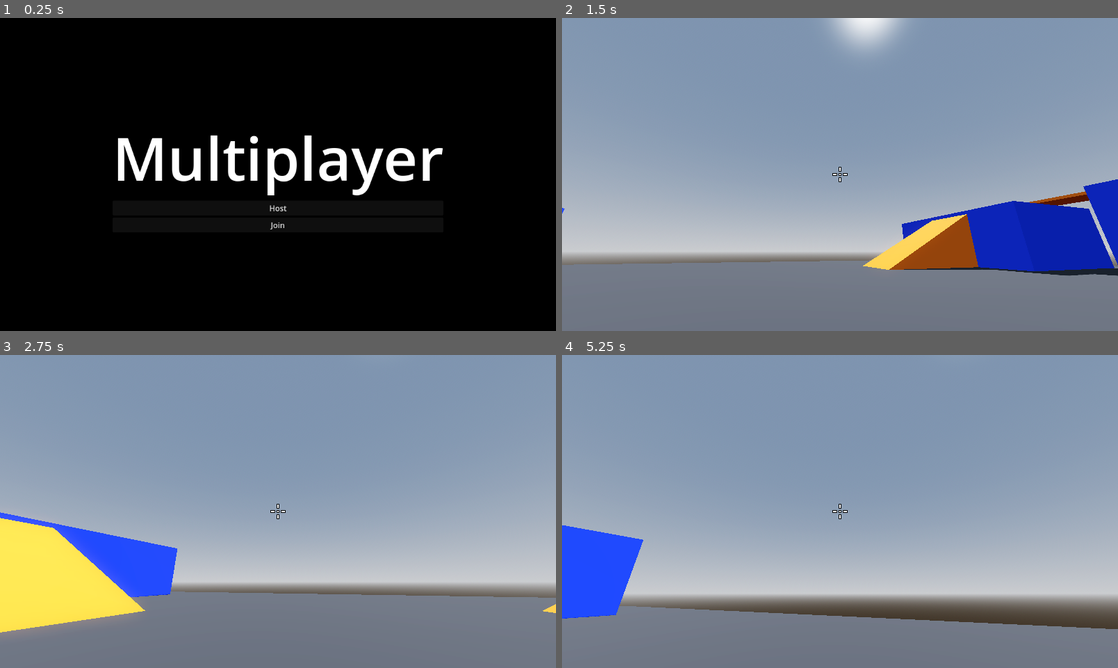
Above: before the commit, frames 1-4 (two rows, left to right).
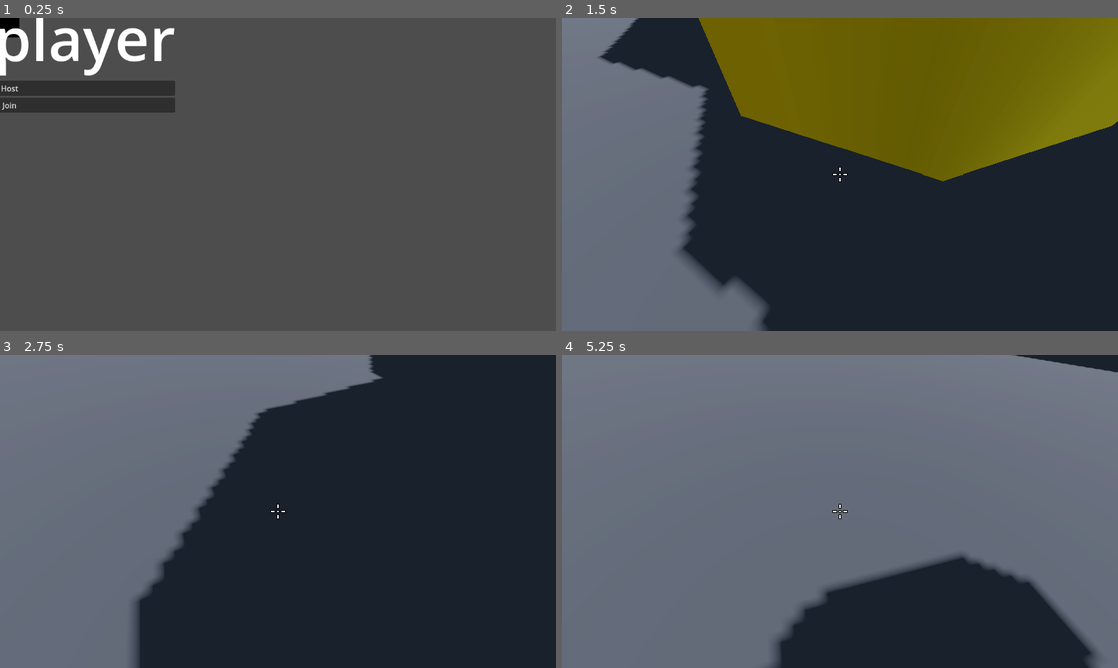
Above: after the commit, the same moments.

Repository: LevZupancic/LockdownTogether
Game: Godot game, scene res://common/managers/GameManager/Game.tscn
Same seed, same stepped clock (60 frames per second), same inputs: the game is played once before the commit and once after it.
Inputs (mouse positions are in pixels of both pictures, inside the frame that each line leads up to):
- Up to frame 1 (0.25 s): no input
- Up to frame 2 (1.5 s): click "Host" at 0.5 s; move the mouse to (867, 174) at 1.27 s; press the mouse at (867, 174) at 1.28 s; hold W (move_forward) from 1.28 s (still down)
- Up to frame 3 (2.75 s): keep holding W (move_forward); tap Space (jump) at 1.52, 2.27 s; move the mouse to (250, 511) at 2.02 s; release the mouse at (250, 511) at 2.03 s; tap Mouse wheel up (scroll_next) at 2.1 s
- Up to frame 4 (5.25 s): keep holding W (move_forward); move the mouse to (851, 505) at 2.77 s; hold Mouse wheel down (scroll_previous) 2.78-3.53 s; move the mouse to (834, 517) at 3.52 s; tap Shift (sprint) at 3.6 s; tap Space (jump) at 3.77, 4.52 s; move the mouse to (878, 514) at 4.27 s; press the mouse at (878, 514) at 4.28 s; move the mouse to (795, 508) at 5.02 s; release the mouse at (795, 508) at 5.03 s; tap Mouse wheel up (scroll_next) at 5.1 s

The runs differ from the first frame. In frame 1, 100% of the frame differs, in the area x 0-100%, y 0-100%; in frame 2, 93%; in frame 3, 97%; in frame 4, 92%.

Commit message:
Scene and UI management

Diff:
--- a/common/managers/GameManager/Game.tscn
+++ b/common/managers/GameManager/Game.tscn
@@ -1,197 +1,32 @@
-[gd_scene load_steps=10 format=3 uid="uid://b68t2yvkn51bt"]
+[gd_scene load_steps=4 format=3 uid="uid://b68t2yvkn51bt"]
 
 [ext_resource type="Script" uid="uid://bpa6d4y2ts0ys" path="res://common/managers/GameManager/game.gd" id="1_jqv3d"]
+[ext_resource type="PackedScene" uid="uid://7dysslmcrhv0" path="res://levels/SandBox.tscn" id="2_jqv3d"]
 [ext_resource type="PackedScene" uid="uid://cq1j32uwespx0" path="res://common/managers/UI/MultiplayerUI.tscn" id="3_g81jm"]
-[ext_resource type="Material" uid="uid://c2iswk72spkcj" path="res://levels/Materials/orange.tres" id="3_o4k83"]
-[ext_resource type="Material" uid="uid://3ka5nxb6j06y" path="res://levels/Materials/blue.tres" id="4_xrt75"]
-[ext_resource type="Material" uid="uid://c1rsd0lrsxwif" path="res://levels/Materials/yellow.tres" id="5_h86cr"]
-[ext_resource type="Material" uid="uid://dum584rno07pv" path="res://levels/Materials/gray.tres" id="6_sm1y3"]
-
-[sub_resource type="ProceduralSkyMaterial" id="ProceduralSkyMaterial_hg8mo"]
-sky_horizon_color = Color(0.662243, 0.671743, 0.686743, 1)
-ground_horizon_color = Color(0.662243, 0.671743, 0.686743, 1)
-
-[sub_resource type="Sky" id="Sky_aqvws"]
-sky_material = SubResource("ProceduralSkyMaterial_hg8mo")
-
-[sub_resource type="Environment" id="Environment_ujmcl"]
-background_mode = 2
-sky = SubResource("Sky_aqvws")
-tonemap_mode = 2
-glow_enabled = true
 
 [node name="Game" type="Node"]
 script = ExtResource("1_jqv3d")
 
-[node name="WorldEnvironment" type="WorldEnvironment" parent="."]
-environment = SubResource("Environment_ujmcl")
+[node name="World3D" type="Node3D" parent="."]
 
-[node name="DirectionalLight3D" type="DirectionalLight3D" parent="."]
-transform = Transform3D(-0.866025, -0.433013, 0.25, 0, 0.5, 0.866025, -0.5, 0.75, -0.433013, 0, 3.1374, 0)
-shadow_enabled = true
+[node name="SandBox" parent="World3D" instance=ExtResource("2_jqv3d")]
 
-[node name="LevelObjects" type="Node3D" parent="."]
+[node name="World2D" type="Node2D" parent="."]
 
-[node name="Platform" type="CSGBox3D" parent="LevelObjects"]
-transform = Transform3D(1, 0, 0, 0, 1, 0, 0, 0, 1, 16, 0.5, 2.3)
-use_collision = true
-material = ExtResource("3_o4k83")
+[node name="UI" type="Control" parent="."]
+layout_mode = 3
+anchors_preset = 0
+offset_right = 40.0
+offset_bottom = 40.0
 
-[node name="Platform2" type="CSGBox3D" parent="LevelObjects"]
-transform = Transform3D(1, 0, 0, 0, 2, 0, 0, 0, 1, 17, 1, 2.3)
-use_collision = true
-material = ExtResource("3_o4k83")
-
-[node name="Platform3" type="CSGBox3D" parent="LevelObjects"]
-transform = Transform3D(2, 0, 0, 0, 3, 0, 0, 0, 1, 16.5, 1.5, 3.3)
-use_collision = true
-material = ExtResource("3_o4k83")
-
-[node name="Platform4" type="CSGBox3D" parent="LevelObjects"]
-transform = Transform3D(2, 0, 0, 0, 4, 0, 0, 0, 1, 16.5, 2, 4.3)
-use_collision = true
-material = ExtResource("3_o4k83")
-
-[node name="Building" type="CSGBox3D" parent="LevelObjects"]
-transform = Transform3D(1, 0, 0, 0, 1, 0, 0, 0, 1, 23, 2.5, 0)
-use_collision = true
-size = Vector3(10, 5, 15)
-material = ExtResource("4_xrt75")
-
-[node name="Building2" type="CSGBox3D" parent="LevelObjects"]
-transform = Transform3D(1, 0, 0, 0, 1, 0, 0, 0, 1, 23, 2.5, 18.5)
-use_collision = true
-size = Vector3(10, 5, 16)
-material = ExtResource("4_xrt75")
-
-[node name="Building3" type="CSGBox3D" parent="LevelObjects"]
-transform = Transform3D(1, 0, 0, 0, 1, 0, 0, 0, 1, 23, 2.5, -19)
-use_collision = true
-size = Vector3(10, 5, 15)
-material = ExtResource("4_xrt75")
-
-[node name="Building4" type="CSGBox3D" parent="LevelObjects"]
-transform = Transform3D(1, 0, 0, 0, 1, 0, 0, 0, 1, -23, 2.5, 0)
-use_collision = true
-size = Vector3(10, 5, 15)
-material = ExtResource("4_xrt75")
-
-[node name="Building5" type="CSGBox3D" parent="LevelObjects"]
-transform = Transform3D(1, 0, 0, 0, 1, 0, 0, 0, 1, -23, 2.5, 18.5)
-use_collision = true
-size = Vector3(10, 5, 16)
-material = ExtResource("4_xrt75")
-
-[node name="Building6" type="CSGBox3D" parent="LevelObjects"]
-transform = Transform3D(1, 0, 0, 0, 1, 0, 0, 0, 1, -23, 2.5, -19)
-use_collision = true
-size = Vector3(10, 5, 15)
-material = ExtResource("4_xrt75")
-
-[node name="Silo" type="CSGCylinder3D" parent="LevelObjects"]
-transform = Transform3D(1, 0, 0, 0, 1, 0, 0, 0, 1, -0.74182, 5.505, 4.71592)
-use_collision = true
-radius = 2.752
-height = 11.01
-material = ExtResource("5_h86cr")
-
-[node name="Silo2" type="CSGCylinder3D" parent="LevelObjects"]
-transform = Transform3D(1, 0, 0, 0, 1, 0, 0, 0, 1, -2.68458, 5.20065, 11.4049)
-use_collision = true
-radius = 4.999
-height = 1.162
-material = ExtResource("5_h86cr")
-
-[node name="Silo4" type="CSGCylinder3D" parent="LevelObjects"]
-transform = Transform3D(1, 0, 0, 0, 1, 0, 0, 0, 1, 3.59396, 6.15091, 8.26241)
-use_collision = true
-radius = 3.264
-height = 1.162
-material = ExtResource("5_h86cr")
-
-[node name="Silo5" type="CSGCylinder3D" parent="LevelObjects"]
-transform = Transform3D(1, 0, 0, 0, 1, 0, 0, 0, 1, 3.59396, 7.30748, 3.19546)
-use_collision = true
-radius = 3.264
-height = 1.162
-material = ExtResource("5_h86cr")
-
-[node name="Silo6" type="CSGCylinder3D" parent="LevelObjects"]
-transform = Transform3D(1, 0, 0, 0, 1, 0, 0, 0, 1, 0.965411, 8.44625, -0.281534)
-use_collision = true
-radius = 3.264
-height = 1.162
-material = ExtResource("5_h86cr")
-
-[node name="Silo7" type="CSGCylinder3D" parent="LevelObjects"]
-transform = Transform3D(1, 0, 0, 0, 1, 0, 0, 0, 1, -3.98671, 9.42787, 0.149052)
-use_collision = true
-radius = 3.264
-height = 1.162
-material = ExtResource("5_h86cr")
-
-[node name="Silo3" type="CSGCylinder3D" parent="LevelObjects"]
-transform = Transform3D(1, 0, 0, 0, 1, 0, 0, 0, 1, -9.59621, 4.21567, 15.9647)
-use_collision = true
-radius = 4.999
-height = 1.199
-material = ExtResource("5_h86cr")
-
-[node name="Plank" type="CSGBox3D" parent="LevelObjects"]
-transform = Transform3D(1, 0, 0, 0, 1, 0, 0, 0, 1, 22.1402, 5.10781, -9.53062)
-use_collision = true
-size = Vector3(2.7334, 0.21106, 6.43201)
-material = ExtResource("3_o4k83")
-
-[node name="Plank4" type="CSGBox3D" parent="LevelObjects"]
-transform = Transform3D(1, 0, 0, 0, 1, 0, 0, 0, 1, 22.1402, 5.10781, 8.89204)
-use_collision = true
-size = Vector3(2.7334, 0.21106, 6.43201)
-material = ExtResource("3_o4k83")
-
-[node name="Plank5" type="CSGBox3D" parent="LevelObjects"]
-transform = Transform3D(1, 0, 0, 0, 1, 0, 0, 0, 1, -24.309, 5.10781, 8.89204)
-use_collision = true
-size = Vector3(2.7334, 0.21106, 6.43201)
-material = ExtResource("3_o4k83")
-
-[node name="Plank3" type="CSGBox3D" parent="LevelObjects"]
-transform = Transform3D(-0.282392, 0, -0.959299, 0, 1, 0, 0.959299, 0, -0.282392, -15.8688, 5.03929, 14.9485)
-use_collision = true
-size = Vector3(2.7334, 0.21106, 6.43201)
-material = ExtResource("3_o4k83")
-
-[node name="Plank2" type="CSGBox3D" parent="LevelObjects"]
-transform = Transform3D(-4.37114e-08, 0, -1, 0, 1, 0, 1, 0, -4.37114e-08, 0, 5.11585, 22.939)
-use_collision = true
-size = Vector3(2.733, 0.211, 45)
-material = ExtResource("3_o4k83")
-
-[node name="Ramp" type="CSGPolygon3D" parent="LevelObjects"]
-transform = Transform3D(3.045, 0, 0, 0, 4.73, 0, 0, 0, 4.76, 9, 0, -15.7636)
-use_collision = true
-polygon = PackedVector2Array(0, 0, 3, 1, 3, 0)
-material = ExtResource("3_o4k83")
-
-[node name="Ramp2" type="CSGPolygon3D" parent="LevelObjects"]
-transform = Transform3D(-3.045, 0, 1.70776e-06, 0, 4.73, 0, -4.59782e-07, 0, -11.31, -8.92553, 0, -15.2518)
-use_collision = true
-polygon = PackedVector2Array(0, 0, 3, 1, 3, 0)
-material = ExtResource("3_o4k83")
-
-[node name="Floor" type="CSGBox3D" parent="LevelObjects"]
-transform = Transform3D(1, 0, 0, 0, 1, 0, 0, 0, 1, 0, -0.5, 0)
-use_collision = true
-size = Vector3(64, 1, 64)
-material = ExtResource("6_sm1y3")
+[node name="MultiplayerUi" parent="UI" instance=ExtResource("3_g81jm")]
+unique_name_in_owner = true
+layout_mode = 1
+anchors_preset = 15
+offset_top = 0.0
+offset_right = 0.0
+offset_bottom = 0.0
 
 [node name="MultiplayerSpawner" type="MultiplayerSpawner" parent="."]
 _spawnable_scenes = PackedStringArray("uid://buw71tpnt0squ")
 spawn_path = NodePath("..")
-
-[node name="MultiplayerUi" parent="." instance=ExtResource("3_g81jm")]
-unique_name_in_owner = true
-anchors_preset = 15
-offset_top = 0.0
-offset_right = 0.0
-offset_bottom = 0.0
--- /dev/null
+++ b/common/managers/SceneManager/scene_manager.gd
@@ -0,0 +1,25 @@
+class_name SceneManager
+extends Node
+
+@export var world_3d: Node3D
+@export var world_2d: Node2D
+@export var ui: Control
+
+var current_3d_scene: Node3D
+var current_2d_scene: Node2D
+var current_ui_scene: Control
+
+func change_ui_scene(new_scene: String, action: Common_Type.SceneAction) -> void:
+	# handle current scene
+	if current_ui_scene != null:
+		if action == Common_Type.SceneAction.HIDE:
+			current_ui_scene.visible = false
+		elif action == Common_Type.SceneAction.STOP:
+			ui.remove_child(current_ui_scene)
+		else:
+			current_ui_scene.queue_free()
+
+	if new_scene != "":
+		var new = load(new_scene).instantiate()
+		ui.add_child(new)
+		current_ui_scene = new
--- a/common/managers/UI/MainMenu.tscn
+++ b/common/managers/UI/MainMenu.tscn
@@ -1,16 +1,12 @@
-[gd_scene load_steps=6 format=3 uid="uid://dlodk2ha8m6g8"]
+[gd_scene load_steps=5 format=3 uid="uid://dlodk2ha8m6g8"]
 
-[ext_resource type="FontFile" uid="uid://b41rpk6fc38go" path="res://Assets/Fonts/Rubic/Rubik-Black.ttf" id="1_44aso"]
 [ext_resource type="Shader" uid="uid://bruvbiqia6hb5" path="res://Entities/Player/game_over_menu.tres" id="1_umfo5"]
+[ext_resource type="Theme" uid="uid://bqd8kq5mas0oj" path="res://common/managers/UI/resources/MainMenuTheme.tres" id="2_umfo5"]
 
 [sub_resource type="ShaderMaterial" id="ShaderMaterial_icn14"]
 shader = ExtResource("1_umfo5")
 
 [sub_resource type="PlaceholderTexture2D" id="PlaceholderTexture2D_x6bd8"]
-
-[sub_resource type="LabelSettings" id="LabelSettings_7kefr"]
-font = ExtResource("1_44aso")
-font_size = 124
 
 [node name="MainMenu" type="Control"]
 layout_mode = 3
@@ -30,35 +26,46 @@
 grow_vertical = 2
 texture = SubResource("PlaceholderTexture2D_x6bd8")
 
-[node name="VBoxContainer" type="VBoxContainer" parent="."]
-custom_minimum_size = Vector2(512, 0)
+[node name="CenterContainer" type="CenterContainer" parent="."]
 layout_mode = 1
-anchors_preset = 8
-anchor_left = 0.5
-anchor_top = 0.5
-anchor_right = 0.5
-anchor_bottom = 0.5
-offset_left = -343.0
-offset_top = -120.0
-offset_right = 343.0
-offset_bottom = 120.0
-grow_horizontal = 2
-grow_vertical = 2
+anchors_preset = -1
+anchor_right = 0.282
+anchor_bottom = 1.0
+offset_top = 100.0
+offset_right = -0.22399902
+offset_bottom = -100.0
+grow_vertical = 0
 
-[node name="Label" type="Label" parent="VBoxContainer"]
+[node name="PanelContainer" type="PanelContainer" parent="CenterContainer"]
+custom_minimum_size = Vector2(200, 300)
 layout_mode = 2
-text = "Main menu"
-label_settings = SubResource("LabelSettings_7kefr")
+theme = ExtResource("2_umfo5")
+
+[node name="VBoxContainer" type="VBoxContainer" parent="CenterContainer/PanelContainer"]
+layout_mode = 2
+theme = ExtResource("2_umfo5")
+
+[node name="Label" type="Label" parent="CenterContainer/PanelContainer/VBoxContainer"]
+layout_mode = 2
+theme = ExtResource("2_umfo5")
+text = "Main Menu"
 horizontal_alignment = 1
 
-[node name="HostButton" type="Button" parent="VBoxContainer"]
+[node name="hostButton" type="Button" parent="CenterContainer/PanelContainer/VBoxContainer"]
 layout_mode = 2
-theme_override_fonts/font = ExtResource("1_44aso")
-text = "Host
+theme = ExtResource("2_umfo5")
+text = "Host"
+
+[node name="joinButton" type="Button" parent="CenterContainer/PanelContainer/VBoxContainer"]
+layout_mode = 2
+theme = ExtResource("2_umfo5")
+text = "Join"
+
+[node name="settingsButton" type="Button" parent="CenterContainer/PanelContainer/VBoxContainer"]
+layout_mode = 2
+text = "Settings"
+
+[node name="quitButton" type="Button" parent="CenterContainer/PanelContainer/VBoxContainer"]
+layout_mode = 2
+text = "Quit
 "
-
-[node name="JoinButton" type="Button" parent="VBoxContainer"]
-layout_mode = 2
-theme_override_fonts/font = ExtResource("1_44aso")
-text = "Join
-"
--- /dev/null
+++ b/common/managers/UI/resources/MainMenuTheme.tres
@@ -0,0 +1,41 @@
+[gd_resource type="Theme" load_steps=8 format=3 uid="uid://bqd8kq5mas0oj"]
+
+[ext_resource type="FontFile" uid="uid://beo3hajnho5yb" path="res://Assets/Fonts/Rubic/Rubik-Medium.ttf" id="1_73pyk"]
+[ext_resource type="FontFile" uid="uid://caoh0n0aqymku" path="res://Assets/Fonts/Rubic/Rubik-Bold.ttf" id="1_gsv8m"]
+
+[sub_resource type="StyleBoxFlat" id="StyleBoxFlat_ac5lc"]
+bg_color = Color(0.6, 0.6, 0.6, 0)
+
+[sub_resource type="StyleBoxEmpty" id="StyleBoxEmpty_gsv8m"]
+content_margin_left = 80.0
+content_margin_top = 10.0
+content_margin_bottom = 20.0
+
+[sub_resource type="StyleBoxFlat" id="StyleBoxFlat_73pyk"]
+content_margin_left = 25.0
+content_margin_top = 50.0
+content_margin_right = 25.0
+content_margin_bottom = 50.0
+bg_color = Color(0.6, 0.6, 0.6, 0)
+
+[sub_resource type="StyleBoxFlat" id="StyleBoxFlat_1wka8"]
+bg_color = Color(0.57264364, 0.5910241, 0.71885926, 1)
+
+[sub_resource type="StyleBoxFlat" id="StyleBoxFlat_exk6d"]
+bg_color = Color(0.6, 0.6, 0.6, 0)
+
+[resource]
+default_font = ExtResource("1_73pyk")
+default_font_size = 0
+Button/colors/font_color = Color(1, 1, 0.9764706, 1)
+Button/colors/icon_hover_color = Color(0.4627451, 0.5372549, 0.87058824, 1)
+Button/font_sizes/font_size = 22
+Button/styles/normal = SubResource("StyleBoxFlat_ac5lc")
+Label/font_sizes/font_size = 40
+Label/fonts/font = ExtResource("1_gsv8m")
+Label/styles/normal = SubResource("StyleBoxEmpty_gsv8m")
+PanelContainer/styles/panel = SubResource("StyleBoxFlat_73pyk")
+VBoxContainer/constants/separation = 8
+customButtonType/base_type = &"Button"
+customButtonType/styles/hover = SubResource("StyleBoxFlat_1wka8")
+customButtonType/styles/normal = SubResource("StyleBoxFlat_exk6d")
--- a/common/managers/Utils/common_type.gd
+++ b/common/managers/Utils/common_type.gd
@@ -7,3 +7,9 @@
 	DEAD,
 	PAUSED,
 }
+
+enum SceneAction {
+	HIDE,
+	STOP,
+	DELETE,
+}
--- a/common/managers/Utils/signal_manager.gd
+++ b/common/managers/Utils/signal_manager.gd
@@ -2,6 +2,8 @@
 extends Node
 
 ## Signals
+
+#
 signal game_state_changed(gameState: Common_Type.GameState)
 
 
--- a/project.godot
+++ b/project.godot
@@ -16,10 +16,11 @@
 
 [autoload]
 
+Signal_Manager="*res://common/managers/Utils/signal_manager.gd"
+Common_Type="*res://common/managers/Utils/common_type.gd"
 Connection_Manager="*res://common/managers/ConnectionManager/connection_manager.gd"
 Input_Manager="*res://common/managers/InputManager/input_manager.gd"
-Common_Type="*res://common/managers/Utils/common_type.gd"
-Signal_Manager="*res://common/managers/Utils/signal_manager.gd"
+Scene_Manager="*res://common/managers/SceneManager/scene_manager.gd"
 
 [debug]
 
Not shown, added: common/managers/SceneManager/scene_manager.gd.uid
